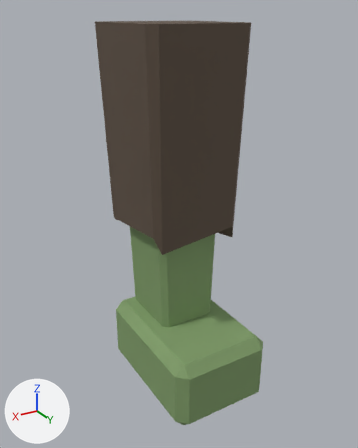
Renders of the glTF model assets/models/units/zombie/LegLeft.glb from each side of a commit.
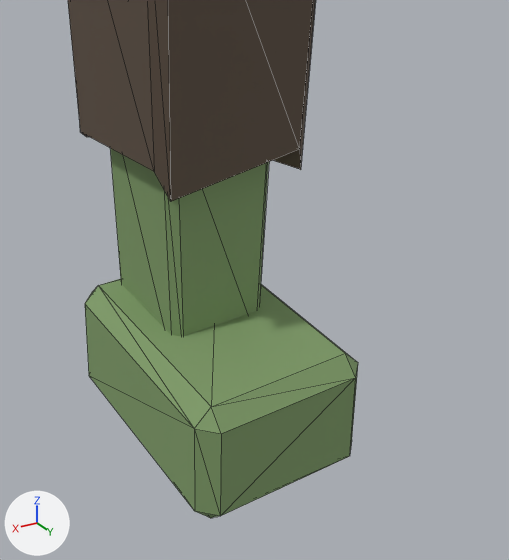
Each version is shown whole from a 50 mm camera at (0.488, 0.844, 0.044) aimed at (0.01, 0.046, -0.355), then close up on the part from 20% to 96% of the width and 33% to 100% of the height. The axes (+X, +Y, +Z) are drawn at lower left. The lights are the same throughout. The last two pictures show the newer version. The close-ups show mesh edges as thin lines. Vertices at exactly the same position are counted once.

Objects in the first close-up: 'Sculpture'.
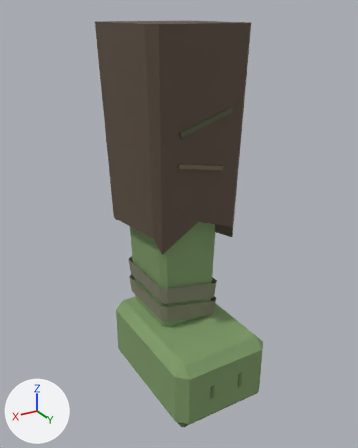
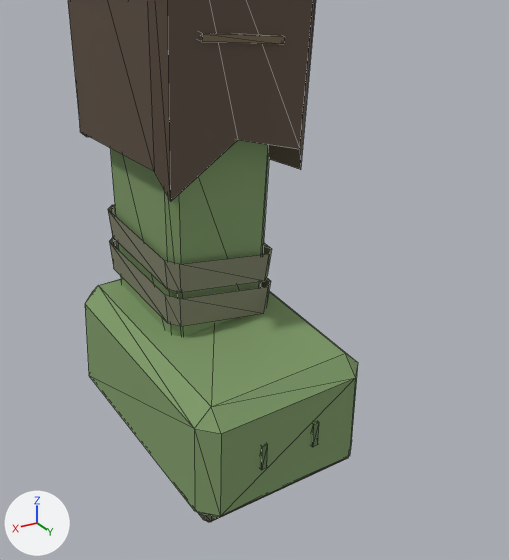
The change, as a diff of the scene's bpy script:
```diff
--- a/assets/models/units/zombie/LegLeft.glb.py
+++ b/assets/models/units/zombie/LegLeft.glb.py
@@ me_sculpture @@
 # used by ob_sculpture; location = (0.0, 0.0, 0.0)
-me_sculpture.from_pydata(...)  # 60 vertices, 108 faces; spans x -0.108..0.108, y -0.118..0.215, z -0.725..0.025
+me_sculpture.from_pydata(...)  # 149 vertices, 234 faces; spans x -0.108..0.108, y -0.118..0.217, z -0.725..0.025
+# me_sculpture part 1: a new loose piece, a box spanning x -0.0375..-0.0305, y 0.209..0.217, z -0.6645..-0.6335, in mat_unitsurface
+# me_sculpture part 2: a new loose piece, a box spanning x 0.0305..0.0375, y 0.209..0.217, z -0.6645..-0.6335, in mat_unitsurface
+# me_sculpture part 3: a new loose piece of 24 vertices spanning x -0.1..0.1, y -0.086..0.206, z -0.723..-0.701, in mat_unitsurface
+# me_sculpture part 4: a new loose piece of 16 vertices spanning x -0.072..0.072, y -0.083..0.083, z -0.58..-0.514, in mat_unitsurface
+# me_sculpture part 5: a new loose piece of 16 vertices spanning x -0.072..0.072, y -0.083..0.083, z -0.535..-0.47, in mat_unitsurface
+# me_sculpture part 6
+# 2 faces are deleted
+# 9 vertices are added at x -0.061..0.05, y 0.103..0.107, z -0.331..-0.117
+# 8 new vertices lie (0.0, 0.01, 0.0) away from vertices in x -0.061..0.05, y 0.103..0.107, z -0.233..-0.117
+# 28 new faces join them
 me_sculpture.materials.append(mat_unitsurface)
```

Where the change shows, as pixel boxes (x1, y1, x2, y2) in the close-ups (509 x 560 px):
'Sculpture', reshaped
    before: (68, 0, 358, 518)
    after: (68, 0, 358, 522)
part 1 of me_sculpture, added
    after: (311, 422, 319, 447)
part 2 of me_sculpture, added
    after: (260, 444, 268, 470)
part 3 of me_sculpture, added
    after: (199, 457, 348, 522)
part 4 of me_sculpture, added (green)
    after: (109, 238, 271, 327)
part 5 of me_sculpture, added
    after: (108, 205, 272, 292)
part 6 of me_sculpture, cut back
    both: (168, 0, 299, 201)
